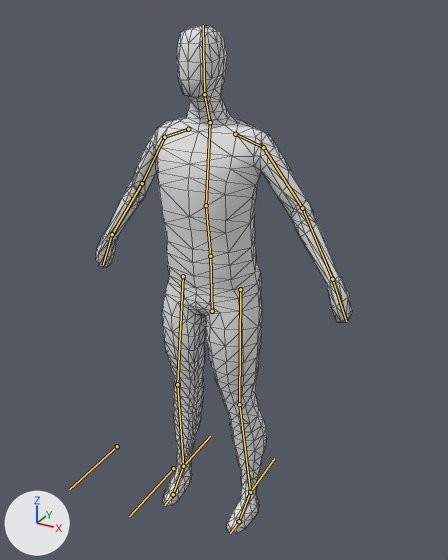
The Blender file Awful Summer Jam 19/Assets/Blend Files/Character.blend, before and after one commit.
Before and after are seen from a 50 mm camera at (2.18, -3.73, 4.05) aimed at (0.05, 0.14, 2.12). Every picture has the same lights, and +X, +Y and +Z are marked at lower left. The bones that bend it are drawn over the model as lines. Mesh edges are drawn as thin lines.
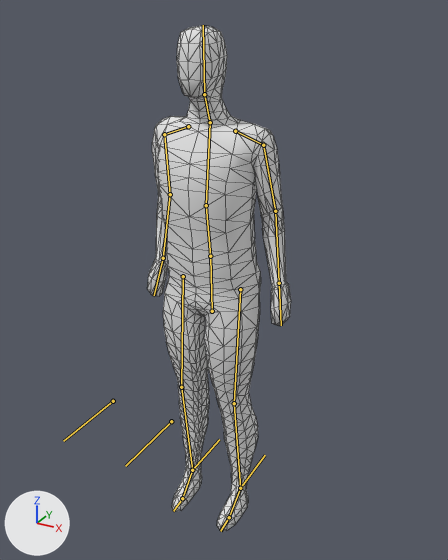
The newer file adds an action. The first version stands in its rest pose; the second is drawn at frame 1 of the action 'Idle'.

Where the change shows, as pixel boxes [x1, y1, x2, y2] in the pictures (448 x 560 px):
'Cube', posed (44% narrower): before [96, 25, 352, 534]; after [147, 25, 291, 532]
bone 'Shoulder.L', root to tip: before (235, 134) to (263, 147); after (235, 131) to (263, 145)
bone 'UpArm.L', root to tip: before (263, 147) to (302, 208); after (263, 145) to (275, 211)
bone 'LowArm.L', root to tip: before (302, 208) to (332, 279); after (275, 211) to (279, 283)
bone 'Hand.L', root to tip: before (332, 279) to (346, 321); after (279, 283) to (281, 325)
bone 'Shoulder.R', root to tip: before (188, 129) to (164, 137); after (188, 126) to (164, 134)
bone 'UpArm.R', root to tip: before (164, 137) to (142, 183); after (164, 134) to (170, 194)
bone 'LowArm.R', root to tip: before (142, 183) to (112, 234); after (170, 194) to (163, 258)
bone 'Hand.R', root to tip: before (112, 234) to (103, 265); after (163, 258) to (154, 295)
bone 'Toes.L', root to tip: before (239, 521) to (230, 533); after (229, 517) to (220, 531)
bone 'Toes.R', root to tip: before (173, 494) to (164, 505); after (182, 498) to (173, 511)
bone 'IK.L', root to tip: before (250, 492) to (274, 458); after (240, 488) to (265, 455)
bone 'IK.R', root to tip: before (183, 466) to (210, 436); after (192, 470) to (219, 439)

The change, as a diff of the scene's bpy script:
```diff
--- a/Awful Summer Jam 19/Assets/Blend Files/Character.blend.py
+++ b/Awful Summer Jam 19/Assets/Blend Files/Character.blend.py
@@ bone_shoulder_l @@
 bone_shoulder_l = bpy.data.objects['Skeleton'].pose.bones['Shoulder.L']  # child of 'Chest'
-bone_shoulder_l.location = (0.0, 0.0, 0.0)
+bone_shoulder_l.location = (-0.018, -0.006, 0.0)
@@ bone_uparm_l @@
 bone_uparm_l = bpy.data.objects['Skeleton'].pose.bones['UpArm.L']  # child of 'Shoulder.L'
-bone_uparm_l.rotation_quaternion = (1.0, 0.0, 0.0, 0.0)  # degrees (0, 0, 0)
+bone_uparm_l.rotation_quaternion = (0.97, -0.015, 0.075, -0.23)  # degrees (-4, 8, -27)
@@ bone_lowarm_l @@
 bone_lowarm_l = bpy.data.objects['Skeleton'].pose.bones['LowArm.L']  # child of 'UpArm.L'
-bone_lowarm_l.rotation_quaternion = (1.0, 0.0, 0.0, 0.0)  # degrees (0, 0, 0)
+bone_lowarm_l.rotation_quaternion = (0.998, 0.006, 0.044, 0.036)  # degrees (1, 5, 4)
@@ bone_hand_l @@
 bone_hand_l = bpy.data.objects['Skeleton'].pose.bones['Hand.L']  # child of 'LowArm.L'
-bone_hand_l.rotation_quaternion = (1.0, 0.0, 0.0, 0.0)  # degrees (0, 0, 0)
+bone_hand_l.rotation_quaternion = (0.992, 0.089, -0.031, 0.088)  # degrees (10, -4, 10)
@@ bone_shoulder_r @@
 bone_shoulder_r = bpy.data.objects['Skeleton'].pose.bones['Shoulder.R']  # child of 'Chest'
-bone_shoulder_r.location = (0.0, 0.0, 0.0)
+bone_shoulder_r.location = (0.018, -0.006, 0.0)
@@ bone_uparm_r @@
 bone_uparm_r = bpy.data.objects['Skeleton'].pose.bones['UpArm.R']  # child of 'Shoulder.R'
-bone_uparm_r.rotation_quaternion = (1.0, 0.0, 0.0, 0.0)  # degrees (0, 0, 0)
+bone_uparm_r.rotation_quaternion = (0.961, -0.013, -0.076, 0.264)  # degrees (-4, -8, 31)
@@ bone_lowarm_r @@
 bone_lowarm_r = bpy.data.objects['Skeleton'].pose.bones['LowArm.R']  # child of 'UpArm.R'
-bone_lowarm_r.rotation_quaternion = (1.0, 0.0, 0.0, 0.0)  # degrees (0, 0, 0)
+bone_lowarm_r.rotation_quaternion = (0.998, -0.009, -0.029, -0.057)  # degrees (-1, -3, -7)
@@ bone_hand_r @@
 bone_hand_r = bpy.data.objects['Skeleton'].pose.bones['Hand.R']  # child of 'LowArm.R'
-bone_hand_r.rotation_quaternion = (1.0, 0.0, 0.0, 0.0)  # degrees (0, 0, 0)
+bone_hand_r.rotation_quaternion = (0.982, 0.154, 0.011, -0.104)  # degrees (18, 3, -12)
@@ bone_toes_l @@
 bone_toes_l = bpy.data.objects['Skeleton'].pose.bones['Toes.L']  # child of 'Foot.L'
-bone_toes_l.rotation_quaternion = (1.0, 0.0, 0.0, 0.0)  # degrees (0, 0, 0)
+bone_toes_l.rotation_quaternion = (0.999, -0.054, 0.003, -0.001)  # degrees (-6, 0, 0)
@@ bone_toes_r @@
 bone_toes_r = bpy.data.objects['Skeleton'].pose.bones['Toes.R']  # child of 'Foot.R'
-bone_toes_r.rotation_quaternion = (1.0, 0.0, 0.0, 0.0)  # degrees (0, 0, 0)
+bone_toes_r.rotation_quaternion = (0.999, -0.054, -0.003, 0.001)  # degrees (-6, 0, 0)
@@ bone_ik_l @@
 bone_ik_l = bpy.data.objects['Skeleton'].pose.bones['IK.L']
-bone_ik_l.location = (0.0, 0.0, 0.0)
+bone_ik_l.location = (-0.1, 0.0, 0.0)
@@ bone_ik_r @@
 bone_ik_r = bpy.data.objects['Skeleton'].pose.bones['IK.R']
-bone_ik_r.location = (0.0, 0.0, 0.0)
+bone_ik_r.location = (0.1, 0.0, 0.0)
```
